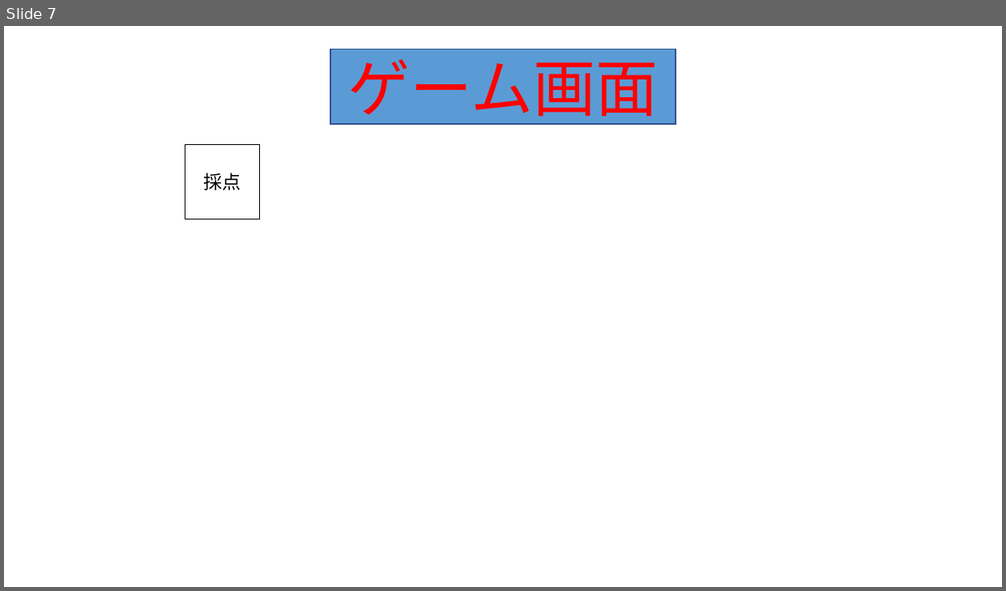
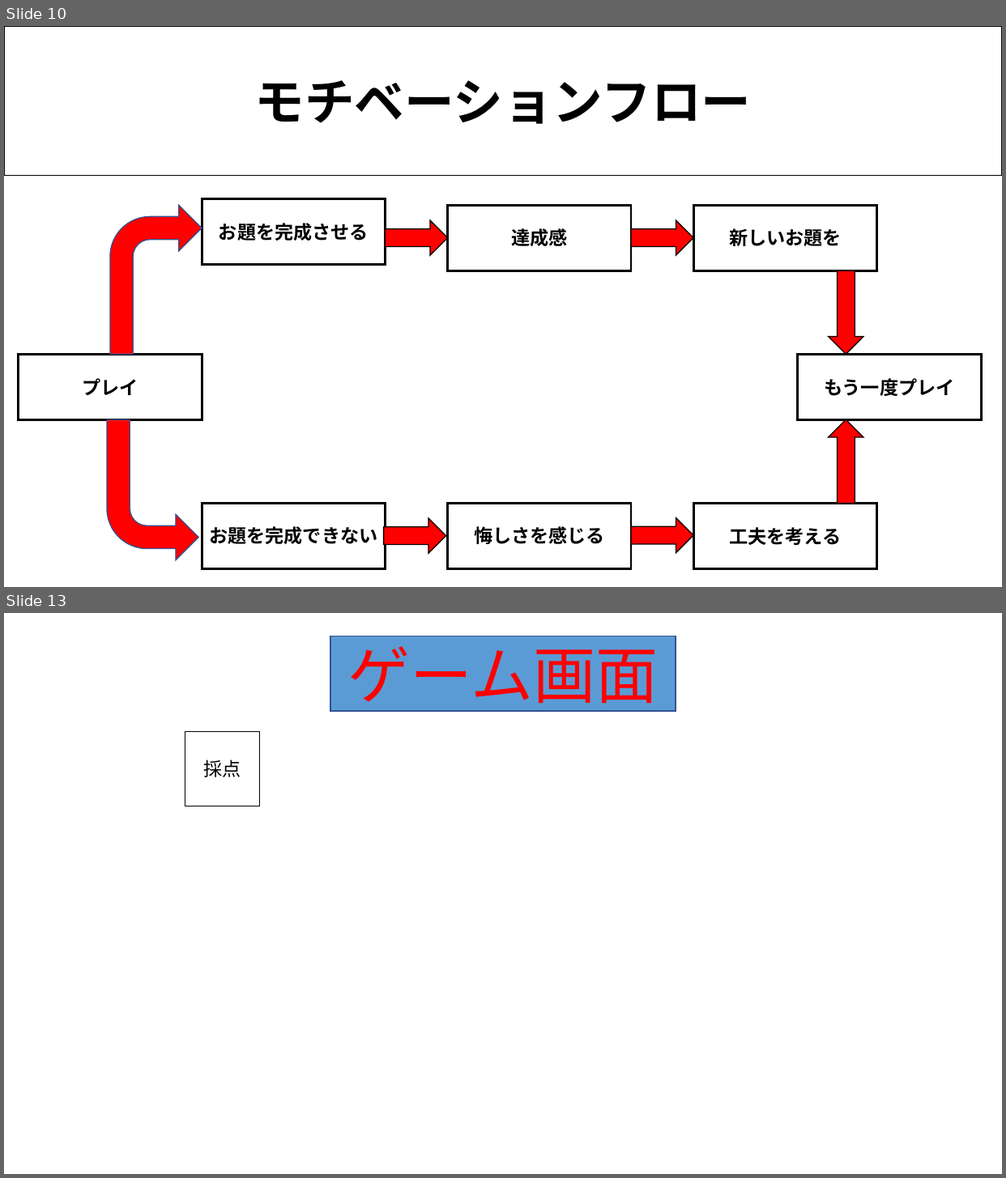
Before and after one commit to 2025Game/12Yamamoto, a slide deck: 3DLV3/Plam/雨粒を使って描く.pptx. Shown one above the other, each under a label of ours: slide 7 before the commit, slides 10 and 13 after it; the slides between them are not shown. The pictures are 1006x591 and 1006x1178 pixels, drawn with LibreOffice and Linux fonts; fonts in the diff are those of the drawing; background and template pictures are left out. Boxes give left, top, right and bottom in pixels: in the first picture for what was removed or moved away, otherwise in the second. Text is boxed around its words. In the diff, an @@ line names an element or a change of style, - is before the commit and + after.

```diff
--- a/3DLV3/Plam/雨粒を使って描く.pptx
+++ b/3DLV3/Plam/雨粒を使って描く.pptx
@@ slide 10 added at box(4, 26, 1002, 587), background #FFFFFF @@
@@ rectangle added at box(4, 26, 1002, 176), fill #FFFFFF, outline #000000 1 pt, 48 pt, text #000000, bold @@
+モチベーションフロー
@@ bent arrow added at box(110, 205, 202, 354), fill #FF0000, outline #325491 1 pt @@
@@ rectangle added at box(202, 199, 385, 265), fill #FFFFFF, outline #000000 2.25 pt, 18 pt, text #000000, bold @@
+お題を完成させる
@@ rectangle added at box(448, 205, 632, 271), fill #FFFFFF, outline #000000 2.25 pt, 18 pt, text #000000, bold @@
+達成感
@@ rectangle added at box(693, 205, 877, 271), fill #FFFFFF, outline #000000 2.25 pt, 18 pt, text #000000, bold @@
+新しいお題を
@@ right arrow added at box(385, 220, 447, 256), fill #FF0000, outline #000000 1 pt @@
@@ right arrow added at box(632, 220, 693, 256), fill #FF0000, outline #000000 1 pt @@
@@ right arrow added at box(829, 271, 863, 354), fill #FF0000, outline #000000 1 pt @@
@@ rectangle added at box(19, 355, 202, 420), fill #FFFFFF, outline #000000 2.25 pt, 18 pt, text #000000, bold @@
+プレイ
@@ rectangle added at box(798, 355, 981, 420), fill #FFFFFF, outline #000000 2.25 pt, 18 pt, text #000000, bold @@
+もう一度プレイ
@@ bent arrow added at box(108, 420, 199, 561), fill #FF0000, outline #325491 1 pt @@
@@ right arrow added at box(829, 420, 863, 504), fill #FF0000, outline #000000 1 pt @@
@@ rectangle added at box(202, 504, 385, 570), fill #FFFFFF, outline #000000 2.25 pt, 18 pt, text #000000, bold @@
+お題を完成できない
@@ rectangle added at box(448, 504, 632, 570), fill #FFFFFF, outline #000000 2.25 pt, 18 pt, text #000000, bold @@
+悔しさを感じる
@@ rectangle added at box(693, 504, 877, 570), fill #FFFFFF, outline #000000 2.25 pt, 18 pt, text #000000, bold @@
+工夫を考える
@@ right arrow added at box(384, 518, 445, 554), fill #FF0000, outline #000000 1 pt @@
@@ right arrow added at box(632, 518, 693, 553), fill #FF0000, outline #000000 1 pt @@
@@ what was slide 7 is now slide 13 @@
```
Also in this commit, not shown: 4 slides changed, 9 other slides added, 9 slides removed, 3 other files.
